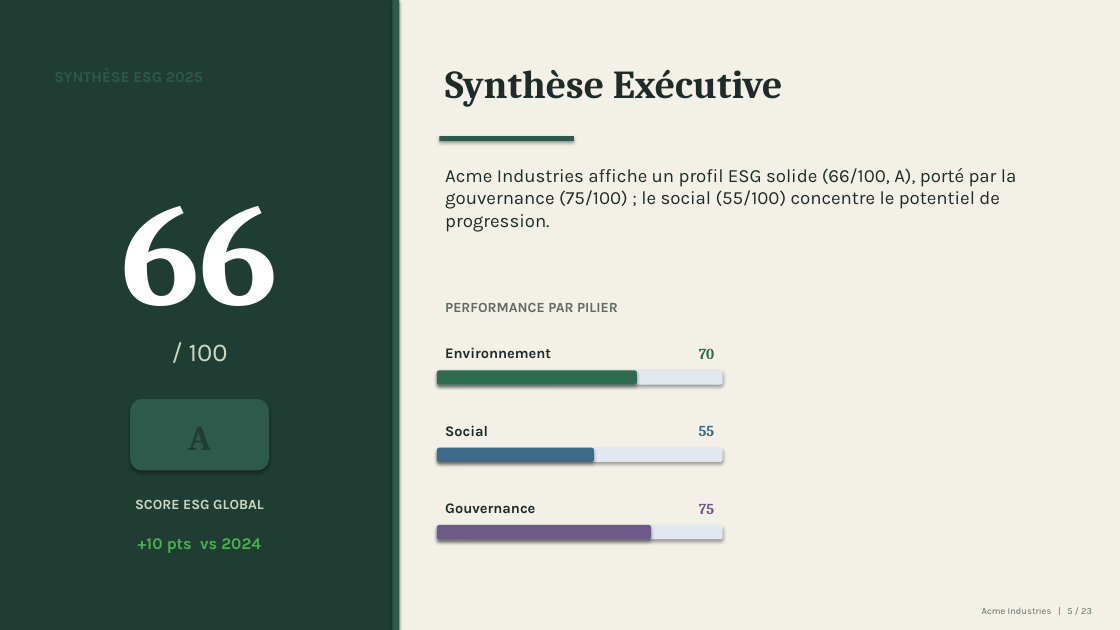
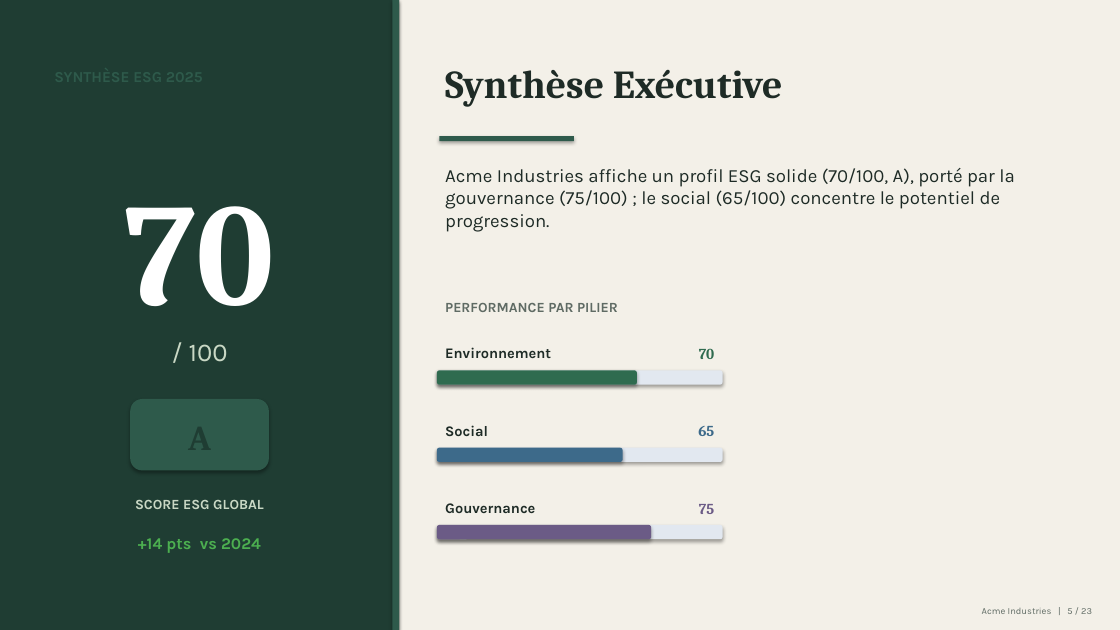
Before and after one commit to mehdiarrais-bot/Ethereal-ESG, a slide deck: slide 5 of examples/Presentation.pptx. Drawn at 1120x630 pixels with LibreOffice and Linux fonts; fonts in the diff are those of the drawing. Boxes give left, top, right and bottom in pixels: in the first picture for what was removed or moved away, otherwise in the second. Text is boxed around its words. In the diff, an @@ line names an element or a change of style, - is before the commit and + after.

```diff
--- a/examples/Presentation.pptx
+++ b/examples/Presentation.pptx
@@ text at [445, 168, 1014, 232]: text changed @@
-Acme Industries affiche un profil ESG solide (66/100, A), porté par la gouvernance (75/100) ; le social (55/100) concentre le potentiel de progression.
+Acme Industries affiche un profil ESG solide (70/100, A), porté par la gouvernance (75/100) ; le social (65/100) concentre le potentiel de progression.
@@ text at [125, 206, 275, 306]: text changed @@
-66
+70
@@ rounded rectangle: place and size @@
-rounded rectangle at [437, 448, 594, 462]
+rounded rectangle at [437, 448, 623, 462]
@@ text at [138, 538, 261, 553]: text changed @@
-+10 pts vs 2024
++14 pts vs 2024
```
Also in this commit, not shown: 7 other slides changed, 32 other files.
